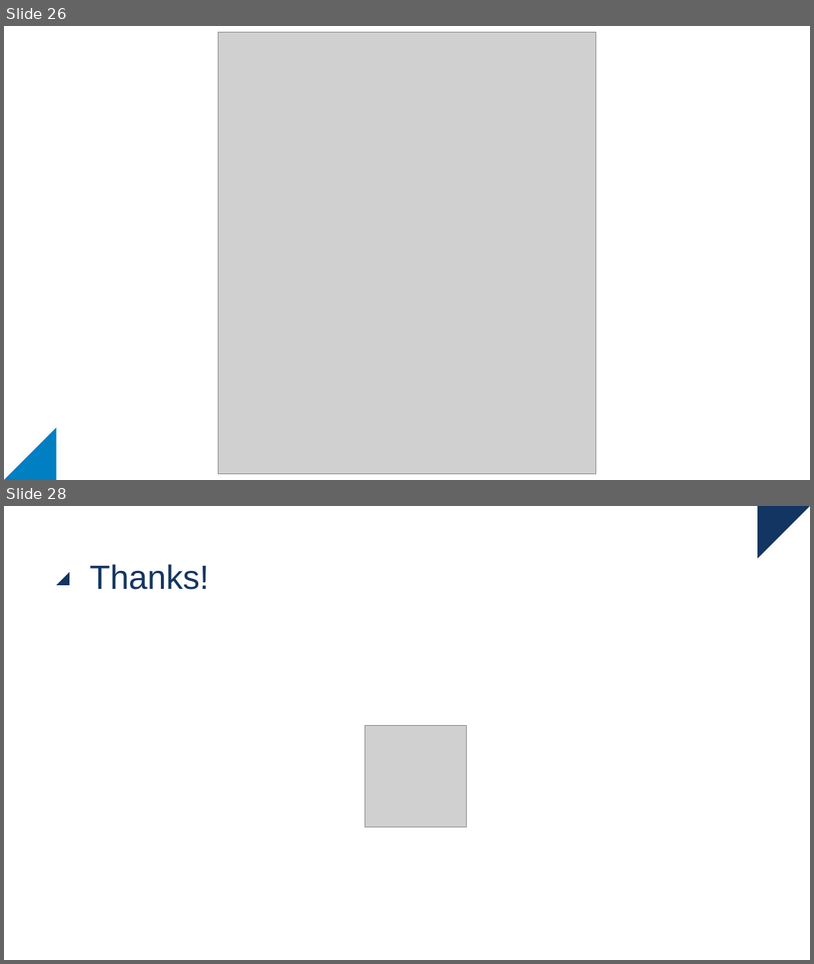
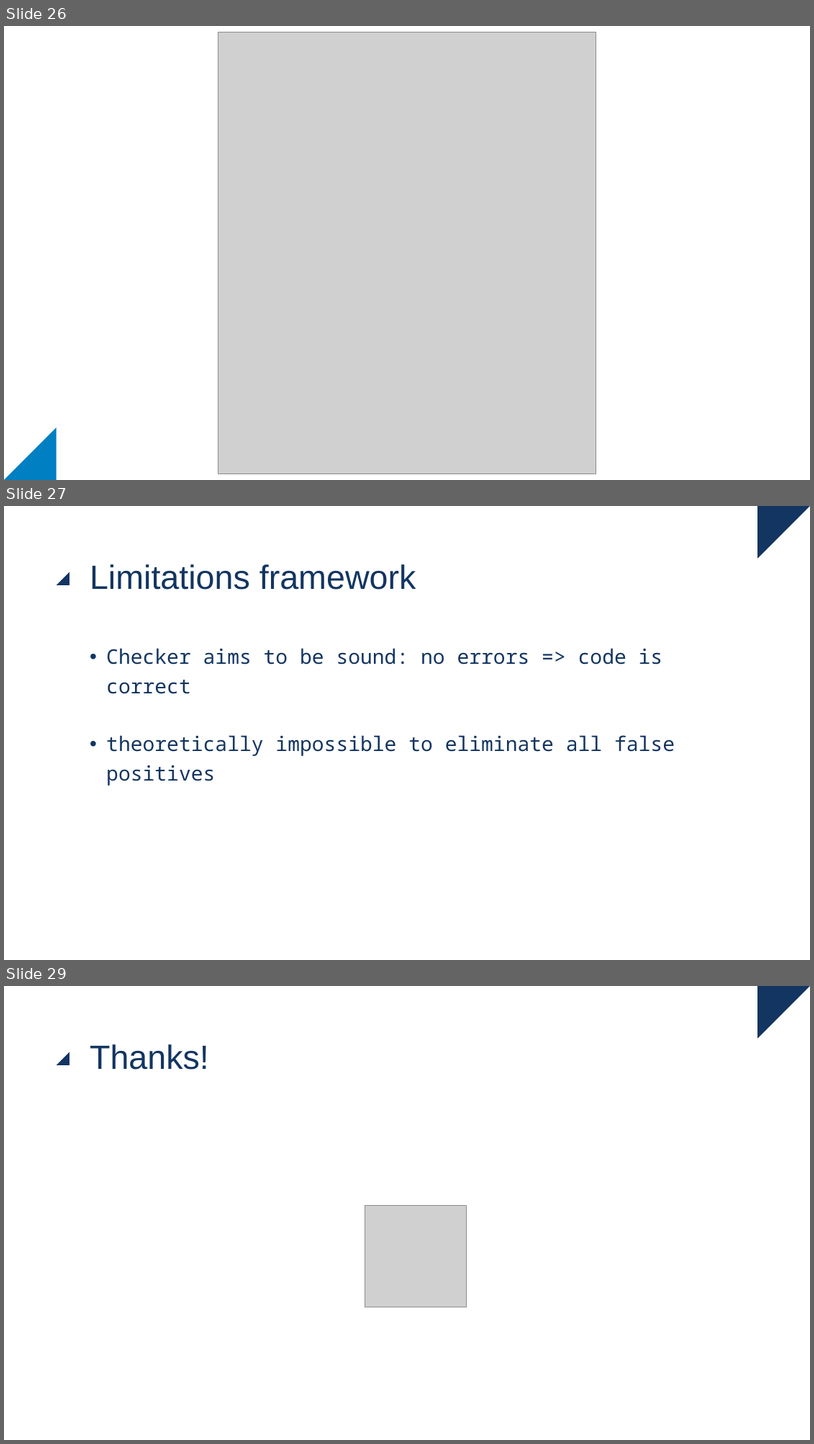
Before and after one commit to ingmars1709/checker, a slide deck: Checker Framework.pptx. Shown one above the other, each under a label of ours: slides 26 and 28 before the commit, slides 26, 27 and 29 after it; the slides between them are not shown. The pictures are 814x964 and 814x1444 pixels, drawn with LibreOffice and Linux fonts; fonts in the diff are those of the drawing; grey boxes stand for pictures. Boxes give left, top, right and bottom in pixels: in the first picture for what was removed or moved away, otherwise in the second. Text is boxed around its words. In the diff, an @@ line names an element or a change of style, - is before the commit and + after.

Commit message:
False positives

```diff
--- a/Checker Framework.pptx
+++ b/Checker Framework.pptx
@@ slide 27 added at <box>4,506,810,960</box>, background #FFFFFF; not listed: 4 template elements that a slide beside it also shows @@
@@ title added at <box>90,564,417,590</box>, 40 pt, text #133561 @@
+Limitations framework
@@ text added at <box>106,648,675,785</box>, 24 pt, text #133561 @@
+• Checker aims to be sound: no errors => code is correct
+• theoretically impossible to eliminate all false positives
@@ what was slide 28 is now slide 29 @@
```
Also in this commit, not shown: 5 slides changed, 2 other files.
